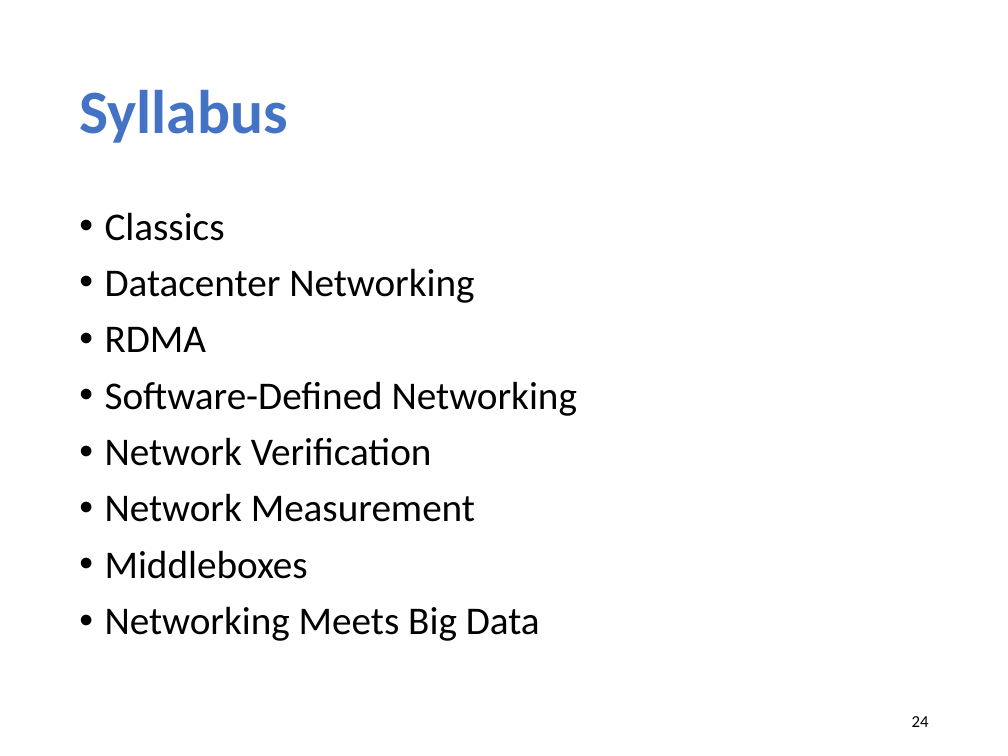
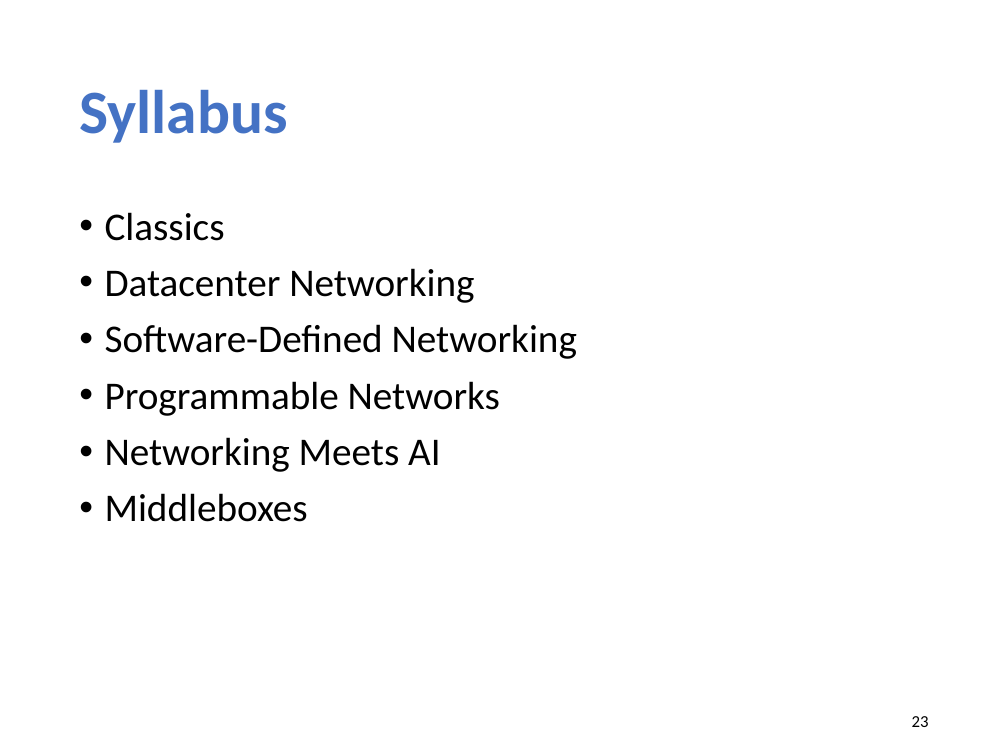
Before and after one commit to xinjin/course-adv-net, a slide deck: slide 23 of slides/lec01_overview.pptx (slide 24 before the commit). Drawn at 1008x756 pixels with LibreOffice and Linux fonts; fonts in the diff are those of the drawing. Boxes give left, top, right and bottom in pixels: in the first picture for what was removed or moved away, otherwise in the second. Text is boxed around its words. In the diff, an @@ line names an element or a change of style, - is before the commit and + after.

```diff
--- a/slides/lec01_overview.pptx
+++ b/slides/lec01_overview.pptx
@@ text at (105,327,206,352): paragraph removed @@
-• RDMA
@@ text at (105,381,500,472): text changed @@
-• Network Verification
-• Network Measurement
+• Programmable Networks
+• Networking Meets AI
@@ text at (105,606,540,641): paragraph removed @@
-• Networking Meets Big Data
@@ page number at (912,716,929,727): text changed @@
-24
+23
```
Also in this commit, not shown: 8 other slides changed, 1 slide removed, 1 other file.
